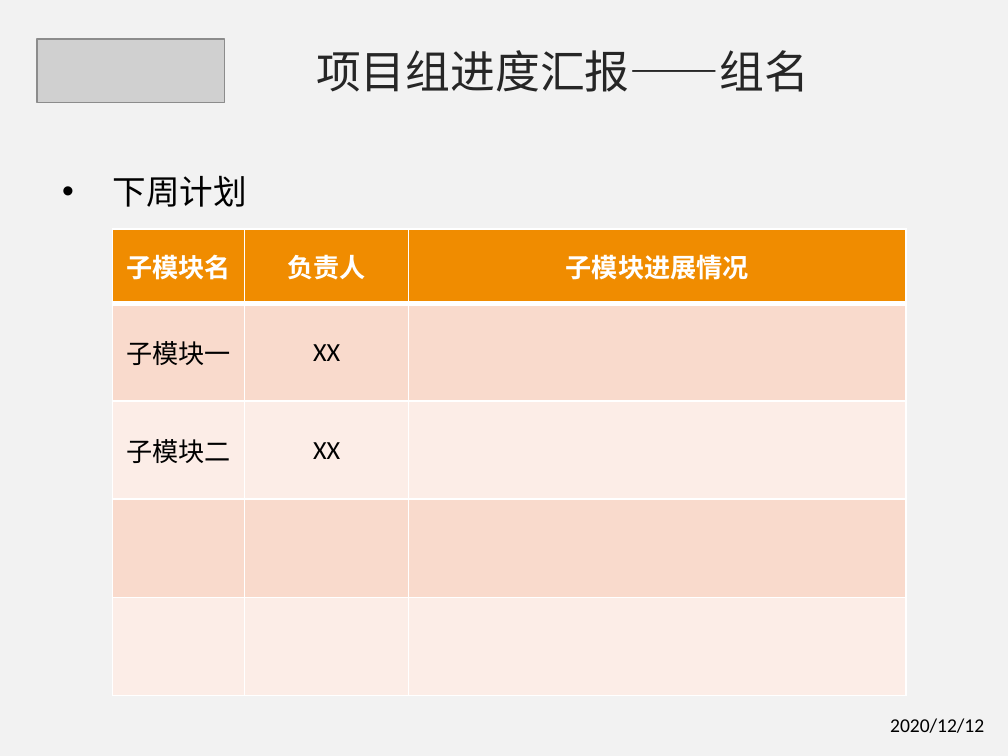
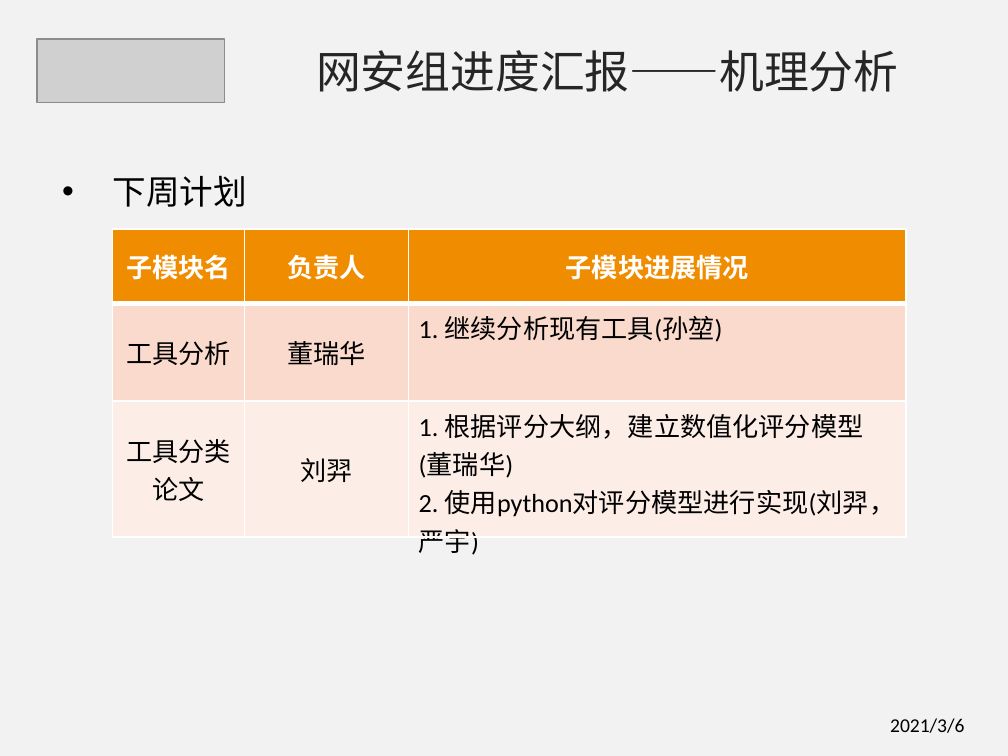
Before and after one commit to 144026/Templates, a slide deck: slide 6 of ppt/Dian/项目组进度汇报ppt模板更新-2020-12-12.pptx (slide 5 before the commit). Drawn at 1008x756 pixels with LibreOffice and Linux fonts; fonts in the diff are those of the drawing; grey boxes stand for pictures. Boxes give left, top, right and bottom in pixels: in the first picture for what was removed or moved away, otherwise in the second. Text is boxed around its words. In the diff, an @@ line names an element or a change of style, - is before the commit and + after.

```diff
--- a/ppt/Dian/项目组进度汇报ppt模板更新-2020-12-12.pptx
+++ b/ppt/Dian/项目组进度汇报ppt模板更新-2020-12-12.pptx
@@ text at (316, 50, 899, 92): text changed @@
-项目组进度汇报——组名
+网安组进度汇报——机理分析
@@ table at (113, 228, 906, 559) @@
-row 2: 子模块一 | XX | 
-row 3: 子模块二 | XX | 
-row 4:  |  | 
-row 5:  |  | 
+row 2: 工具分析 | 董瑞华 | 1. 继续分析现有工具(孙堃)
+row 3: 工具分类论文 | 刘羿 | 1. 根据评分大纲，建立数值化评分模型(董瑞华) / 2. 使用python对评分模型进行实现(刘羿，严宇)
@@ text at (890, 718, 964, 733): text changed @@
-2020/12/12
+2021/3/6
```
Also in this commit, not shown: 6 other slides changed, 1 slide added.
